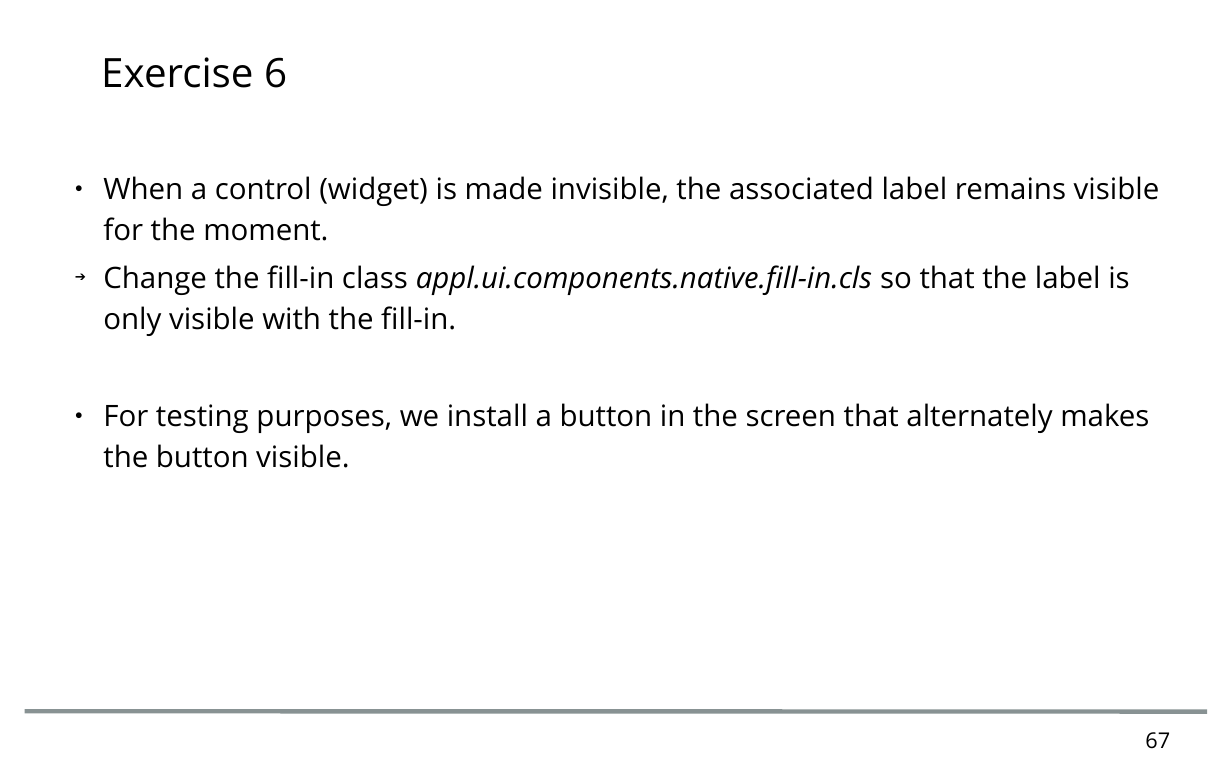
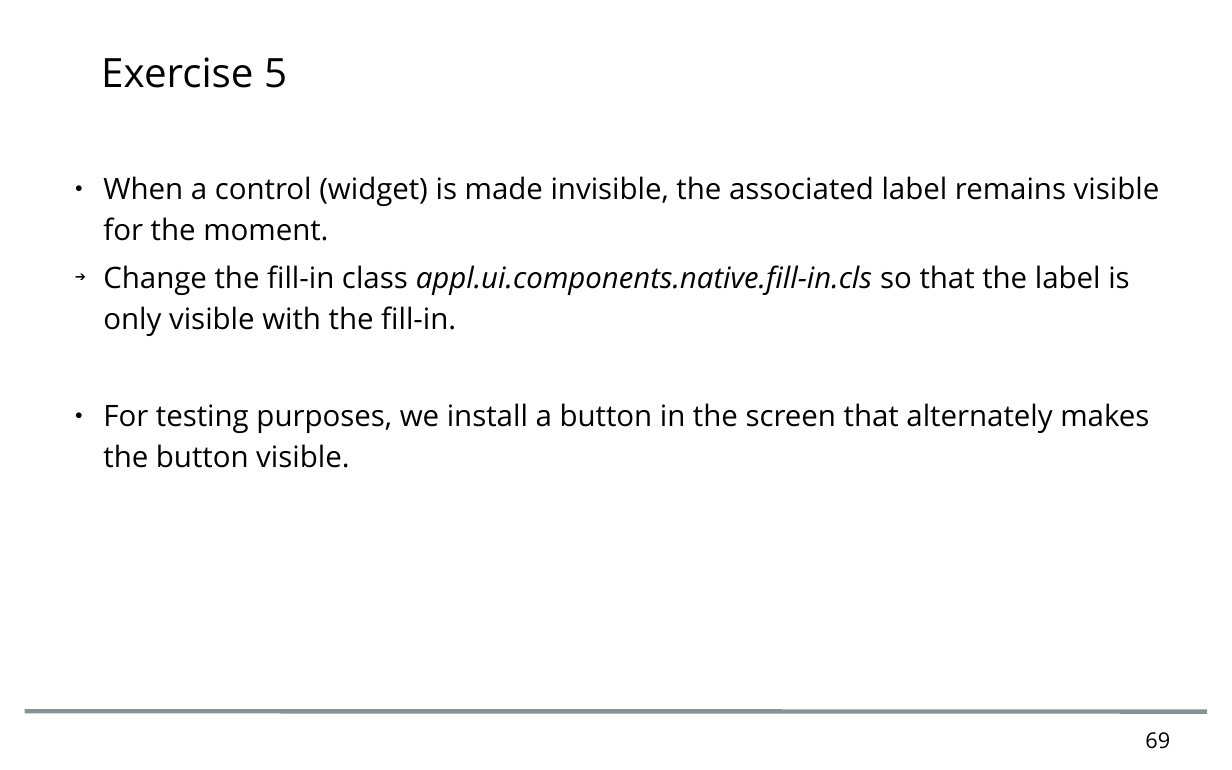
Before and after one commit to nik00iap/openedgeExcercises, a slide deck: slide 69 of doc/OOABLWorkshop.odp (slide 67 before the commit). Drawn at 1232x770 pixels with LibreOffice and Linux fonts; fonts in the diff are those of the drawing; background and template pictures are left out. Boxes give left, top, right and bottom in pixels: in the first picture for what was removed or moved away, otherwise in the second. Text is boxed around its words. In the diff, an @@ line names an element or a change of style, - is before the commit and + after.

```diff
--- a/doc/OOABLWorkshop.odp
+++ b/doc/OOABLWorkshop.odp
@@ title at <box>101,57,287,88</box>: text changed @@
-Exercise 6
+Exercise 5
@@ page number at <box>1145,732,1170,749</box>: text changed @@
-67
+69
```
Also in this commit, not shown: 6 other slides changed, 8 other files.
